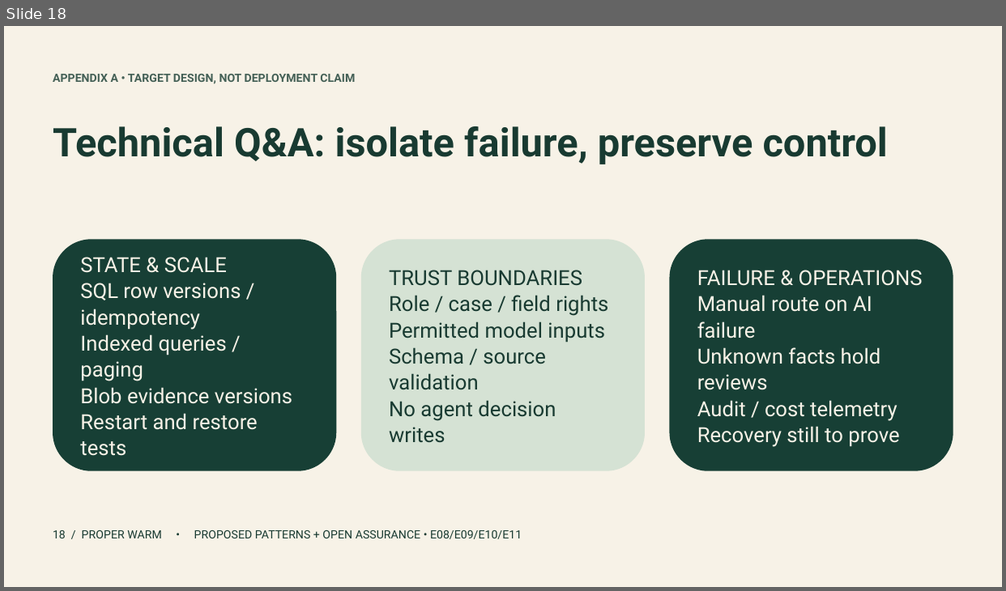
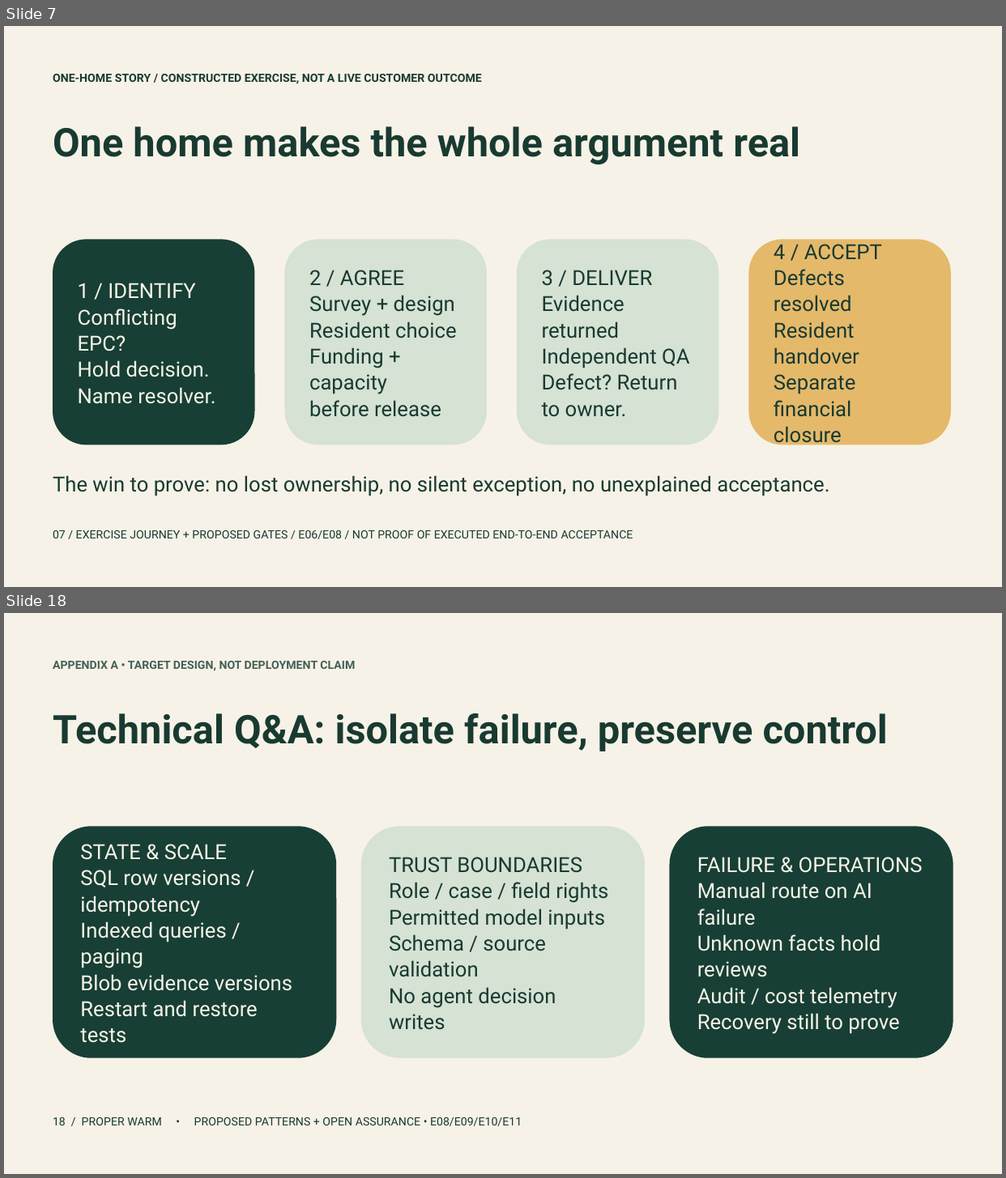
Before and after one commit to jmservera/ama, a slide deck: docs/capstone/deck/proper-warm-executive-draft.pptx. Shown one above the other, each under a label of ours: slide 18 before the commit, slides 7 and 18 after it; the slides between them are not shown. The pictures are 1006x591 and 1006x1178 pixels, drawn with LibreOffice and Linux fonts; fonts in the diff are those of the drawing. Boxes give left, top, right and bottom in pixels: in the first picture for what was removed or moved away, otherwise in the second. Text is boxed around its words. In the diff, an @@ line names an element or a change of style, - is before the commit and + after.

```diff
--- a/docs/capstone/deck/proper-warm-executive-draft.pptx
+++ b/docs/capstone/deck/proper-warm-executive-draft.pptx
@@ slide 7 added at <box>4,26,1002,587</box>, background #F7F2E7 @@
@@ text added at <box>53,74,482,84</box>, 11 pt, text #183A31, bold @@
+ONE-HOME STORY / CONSTRUCTED EXERCISE, NOT A LIVE CUSTOMER OUTCOME
@@ text added at <box>53,126,800,165</box>, 38 pt, text #183A31, bold @@
+One home makes the whole argument real
@@ rounded rectangle added at <box>53,239,255,446</box>, fill #173F35, 20 pt, text #F7F2E7 @@
+1 / IDENTIFY
+Conflicting EPC?
+Hold decision.
+Name resolver.
@@ rounded rectangle added at <box>285,239,487,446</box>, fill #D5E2D4, 20 pt, text #183A31 @@
+2 / AGREE
+Survey + design
+Resident choice
+Funding + capacity
+before release
@@ rounded rectangle added at <box>517,239,719,446</box>, fill #D5E2D4, 20 pt, text #183A31 @@
+3 / DELIVER
+Evidence returned
+Independent QA
+Defect? Return
+to owner.
@@ rounded rectangle added at <box>749,239,951,446</box>, fill #E5B96A, 20 pt, text #183A31 @@
+4 / ACCEPT
+Defects resolved
+Resident handover
+Separate financial
+closure
@@ text added at <box>53,476,829,497</box>, 20 pt, text #183A31 @@
+The win to prove: no lost ownership, no silent exception, no unexplained acceptance.
@@ text added at <box>53,531,633,540</box>, 11 pt, text #183A31 @@
+07 / EXERCISE JOURNEY + PROPOSED GATES / E06/E08 / NOT PROOF OF EXECUTED END-TO-END ACCEPTANCE
```
Also in this commit, not shown: 5 slides changed, 12 other slides added, 13 slides removed, 37 other files.
